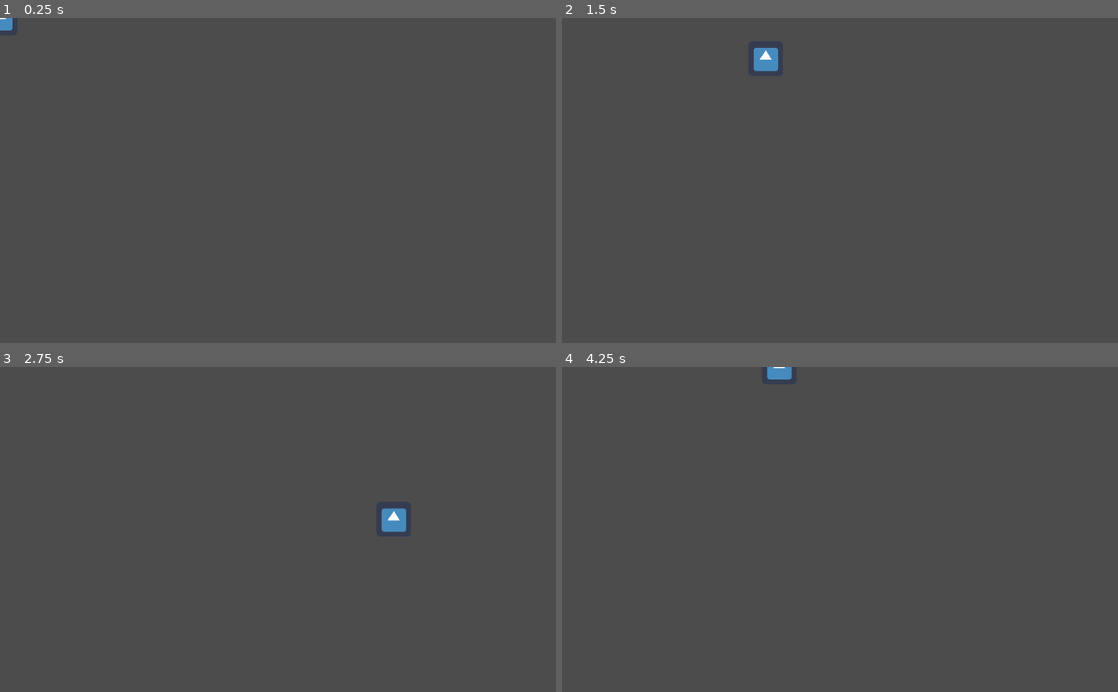
Above: before the commit, frames 1-4 (two rows, left to right).
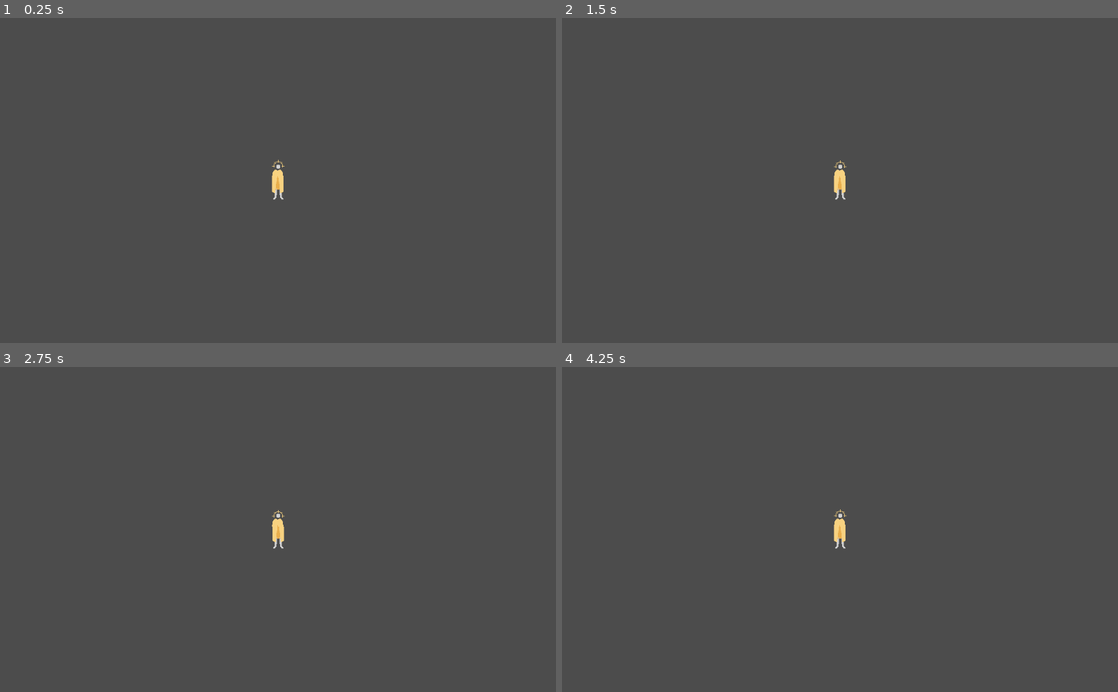
Above: after the commit, the same moments.

Repository: piskel/Sungazer
Game: Godot game, scene res://Levels/Debug/World.tscn
Two runs of this game, one before a commit and one after it. Both use one fixed random seed, a clock stepped at 60 frames per second and the inputs below. The engine's default icon, where the game draws it, is replaced by a stand-in: a white triangle on a blue panel in a dark square.
Inputs (mouse positions are in pixels of both pictures, inside the frame that each line leads up to):
- Up to frame 1 (0.25 s): no input
- Up to frame 2 (1.5 s): tap Enter at 0.5 s; move the mouse to (962, 164) at 0.52 s; hold Right (ui_right) 0.53-1.28 s; move the mouse to (728, 196) at 1.27 s; hold Down (ui_down) from 1.28 s (still down)
- Up to frame 3 (2.75 s): move the mouse to (333, 458) at 2.02 s; release Down (ui_down) at 2.03 s; hold Right (ui_right) from 2.03 s (still down)
- Up to frame 4 (4.25 s): move the mouse to (812, 594) at 2.77 s; release Right (ui_right) at 2.78 s; hold Up (ui_up) 2.78-3.53 s; move the mouse to (1006, 578) at 3.52 s; hold Left (ui_left) from 3.53 s (still down)

The runs differ from the first frame. In frame 1, 0.3% of the frame differs, in the area x 0-52%, y 0-56%; in frame 2, 0.5%; in frame 3, 0.5%, in the area x 48-74%, y 43-56%; in frame 4, 0.4%.

Commit message:
Added camera following and dummy sprite
Added camera following the player.
Tried out sprites with shaders.

Diff:
--- a/Levels/Debug/World.tscn
+++ b/Levels/Debug/World.tscn
@@ -1,7 +1,20 @@
-[gd_scene load_steps=2 format=2]
+[gd_scene load_steps=3 format=2]
 
 [ext_resource path="res://Moon/Moon.tscn" type="PackedScene" id=1]
+
+[sub_resource type="Environment" id=1]
+glow_enabled = true
 
 [node name="World" type="Node2D"]
 
 [node name="Moon" parent="." instance=ExtResource( 1 )]
+camera = NodePath("../Camera2D")
+
+[node name="RemoteTransform2D" type="RemoteTransform2D" parent="Moon"]
+remote_path = NodePath("../../Camera2D")
+
+[node name="Camera2D" type="Camera2D" parent="."]
+current = true
+
+[node name="WorldEnvironment" type="WorldEnvironment" parent="."]
+environment = SubResource( 1 )
--- a/Moon/Moon.gd
+++ b/Moon/Moon.gd
@@ -11,7 +11,8 @@
 const DASH_INPUT = "ui_right_click"
 const ATTACK_INPUT = "ui_left_click"
 
-
+# TODO: This seems ugly, should research if there's a cleaner way to do this
+export (NodePath) var camera
 
 enum {
 	IDLE,
@@ -31,7 +32,6 @@
 var screen_center = Vector2.ZERO
 
 
-onready var collision_polygon2d = $CollisionPolygon2D
 onready var line2d = $Line2D
 
 onready var hurtbox = $Hurtbox
@@ -45,6 +45,8 @@
 func _ready():
 
 	# Initialize the hurtbox shape
+	# TODO: Would be better if we skewed the hurtbox_dash depending on the angle
+	# of the dash
 	hurtbox_dash_collision.polygon[0] = Vector2(0, -ATTACK_WIDTH)
 	hurtbox_dash_collision.polygon[1] = Vector2(0, ATTACK_WIDTH)
 	hurtbox_dash_collision.polygon[2] = Vector2(0, ATTACK_WIDTH)
@@ -68,11 +70,16 @@
 			if Input.is_action_just_pressed(DASH_INPUT):
 				state = CHARGING
 
-				# TODO: Might be better to call this only when the window is resized
-				screen_center = get_viewport_rect().size/2
+				# Defines the center of the screen depending on the camera
+				# position in the world
+				# TODO: maybe change the name of the variable
+				# TODO: Poses issue when we use the drag margins with the camera
+				screen_center = get_node(camera).global_position
+
+				print(screen_center)
 				# We recenter the mouse cursor at the center of the screen
 				# so we have as much range as possible for dashing
-				get_viewport().warp_mouse(screen_center)
+				get_viewport().warp_mouse(get_viewport_rect().size/2)
 
 			if Input.is_action_just_pressed(ATTACK_INPUT):
 				line2d.visible = false
@@ -105,8 +112,9 @@
 
 func charge():
 	# Defining the vector of the dash
+	# TODO: Study if the "slingshot" mechanic is better than the "point" mechanic
 	dash_vector = screen_center - get_global_mouse_position()
-
+	#line2d.points[0] = screen_center
 	line2d.points[1] = dash_vector
 	line2d.visible = true
 
@@ -132,7 +140,10 @@
 	dash_timer.start()
 
 
+# TODO: Adding a cooldown !
 func attack():
+	# TODO: Maybe change the hurtbox shape. It doesn't really make sense for it
+	# to be a circle
 	hurtbox_attack_collision.disabled = false
 	hurtbox_attack_collision.visible = true
 	attack_timer.start()
@@ -161,8 +172,6 @@
 		hurtbox_attack_collision.visible = false
 
 
-
-
 func _on_AttackTimer_timeout():
 	hurtbox_attack_collision.disabled = true
 	hurtbox_attack_collision.visible = false
--- a/Moon/Moon.tscn
+++ b/Moon/Moon.tscn
@@ -1,19 +1,62 @@
-[gd_scene load_steps=4 format=2]
+[gd_scene load_steps=11 format=2]
 
-[ext_resource path="res://icon.png" type="Texture" id=1]
+[ext_resource path="res://Assets/Sprites/Moon/moon_idle_front_cape.png" type="Texture" id=1]
 [ext_resource path="res://Moon/Moon.gd" type="Script" id=2]
+[ext_resource path="res://Assets/Sprites/Moon/moon_idle_front_static.png" type="Texture" id=3]
+[ext_resource path="res://Assets/Sprites/Moon/moon_idle_front_crown.png" type="Texture" id=4]
+
+[sub_resource type="Shader" id=3]
+code = "shader_type canvas_item;
+
+void fragment()
+{
+	float y_def = (pow(UV.y, 2)*sin(TIME*3.0)*cos(pow(UV.y, 2)+TIME*0.5)*5.0 * cos(pow(UV.y, 2)+TIME*2.0))/100.0;
+	vec2 uv_def = vec2(UV.x + y_def, UV.y);
+	COLOR = texture(TEXTURE, uv_def);
+}
+
+"
+
+[sub_resource type="ShaderMaterial" id=4]
+shader = SubResource( 3 )
+
+[sub_resource type="Shader" id=5]
+code = "shader_type canvas_item;
+
+void fragment()
+{
+	vec2 uv_def = vec2(UV.x, UV.y + cos(TIME*1.2)/150.0);
+	COLOR = texture(TEXTURE, uv_def);
+}
+
+"
+
+[sub_resource type="ShaderMaterial" id=6]
+shader = SubResource( 5 )
 
 [sub_resource type="CircleShape2D" id=1]
 radius = 100.0
 
+[sub_resource type="Animation" id=2]
+resource_name = "IdleFront"
+
 [node name="Moon" type="KinematicBody2D"]
 script = ExtResource( 2 )
+__meta__ = {
+"_edit_group_": true
+}
 
-[node name="Sprite" type="Sprite" parent="."]
+[node name="MoonBody" type="Sprite" parent="."]
+texture = ExtResource( 3 )
+
+[node name="MoonCape" type="Sprite" parent="."]
+material = SubResource( 4 )
 texture = ExtResource( 1 )
+region_rect = Rect2( 267, 72, 0, 1 )
 
-[node name="CollisionPolygon2D" type="CollisionPolygon2D" parent="."]
-polygon = PoolVector2Array( -32, -32, 32, -32, 32, 32, -32, 32 )
+[node name="MoonCrown" type="Sprite" parent="."]
+material = SubResource( 6 )
+texture = ExtResource( 4 )
 
 [node name="Line2D" type="Line2D" parent="."]
 visible = false
@@ -38,5 +81,12 @@
 [node name="AttackTimer" type="Timer" parent="."]
 wait_time = 0.2
 one_shot = true
+
+[node name="AnimationPlayer" type="AnimationPlayer" parent="."]
+anims/IdleFront = SubResource( 2 )
+
+[node name="CollisionPolygon2D" type="CollisionPolygon2D" parent="."]
+visible = false
+polygon = PoolVector2Array( -8, -16, -8, 16, 8, 16, 8, -16 )
 [connection signal="timeout" from="DashTimer" to="." method="_on_DashTimer_timeout"]
 [connection signal="timeout" from="AttackTimer" to="." method="_on_AttackTimer_timeout"]
Binary file added: Assets/Sprites/Moon/moon_idle_front_cape.png
Not shown, added: Assets/Sprites/Moon/moon_idle_front_cape.png.import
Binary file added: Assets/Sprites/Moon/moon_idle_front_crown.png
Not shown, added: Assets/Sprites/Moon/moon_idle_front_crown.png.import
Binary file added: Assets/Sprites/Moon/moon_idle_front_static.png
Not shown, added: Assets/Sprites/Moon/moon_idle_front_static.png.import
